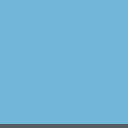
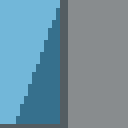
Two versions of the same layered image (128x128). Layer-by-layer changes:
showed "windshield end_piece", painted on it over box(16, 0, 128, 128)
